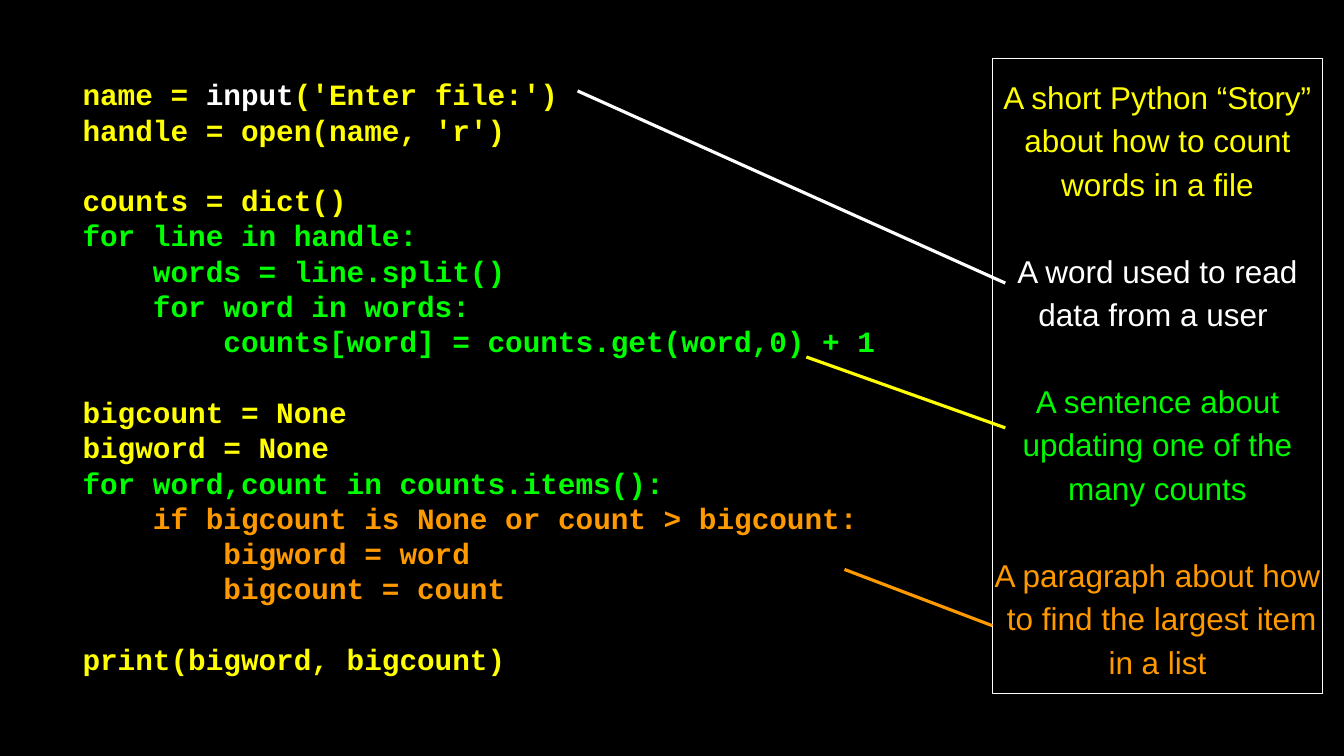
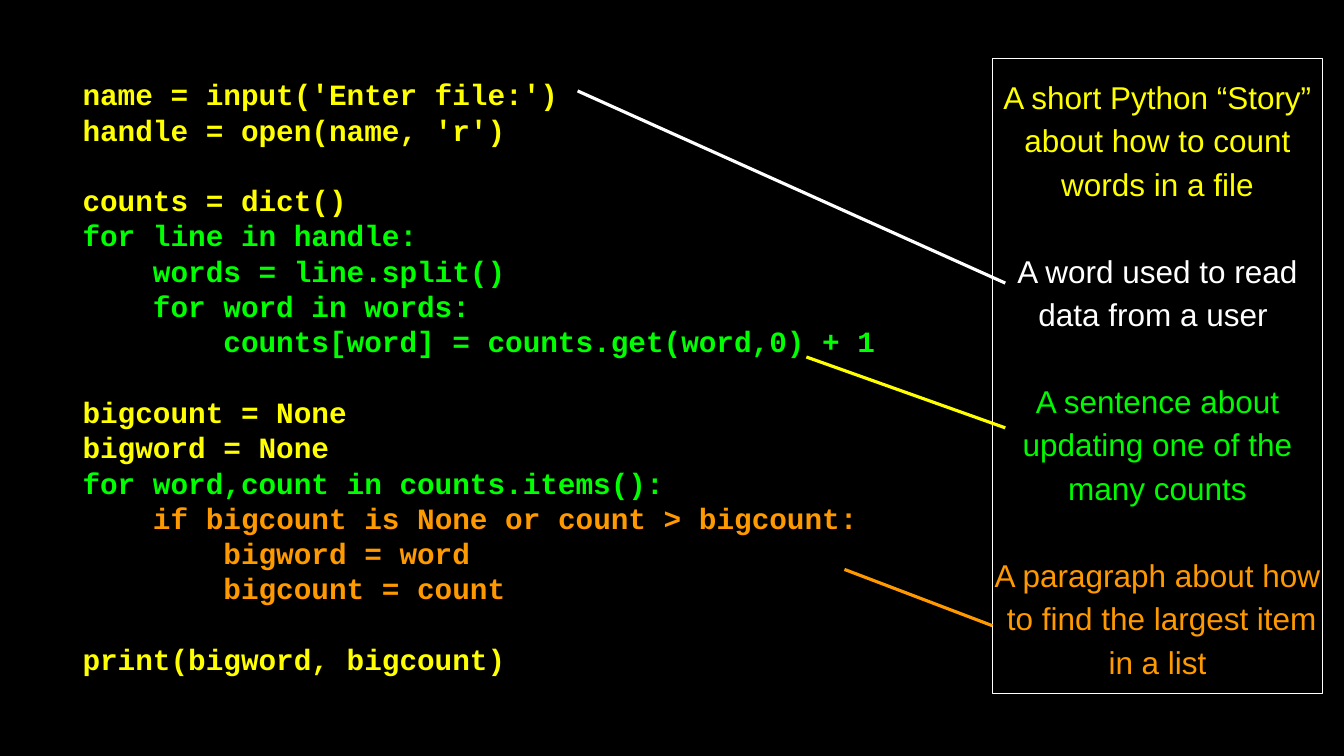
Before and after one commit to csev/py4e, a slide deck: slide 43 of lectures3/Pythonlearn-01-Intro.pptx. Drawn at 1344x756 pixels with LibreOffice and Linux fonts; fonts in the diff are those of the drawing. Boxes give left, top, right and bottom in pixels: in the first picture for what was removed or moved away, otherwise in the second. Text is boxed around its words. In the diff, an @@ line names an element or a change of style, - is before the commit and + after.

```diff
--- a/lectures3/Pythonlearn-01-Intro.pptx
+++ b/lectures3/Pythonlearn-01-Intro.pptx
@@ text at [83, 84, 558, 111]: text colour #FFFFFF to #FFFF00 in "input('Enter" @@
```
Also in this commit, not shown: 1 other slide changed, 1 other file.
